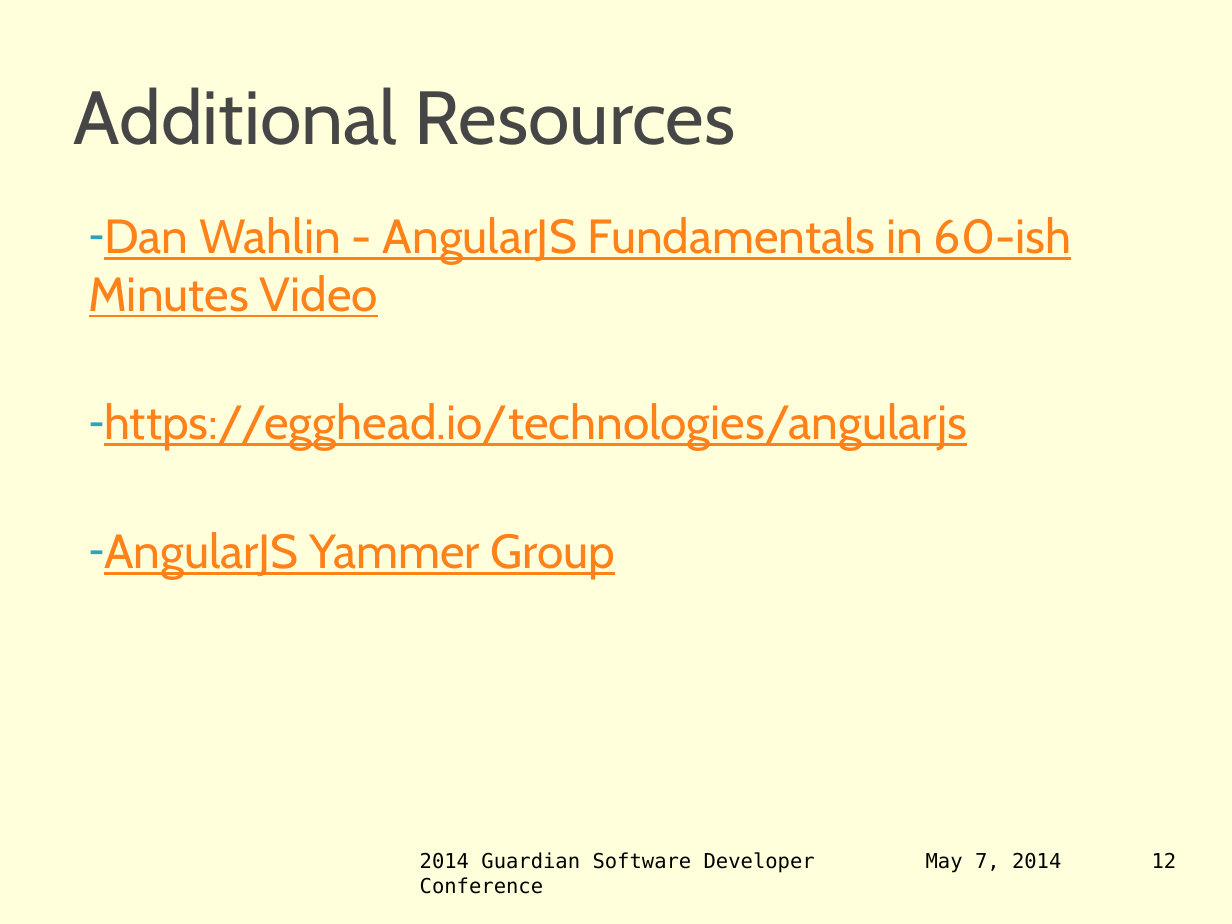
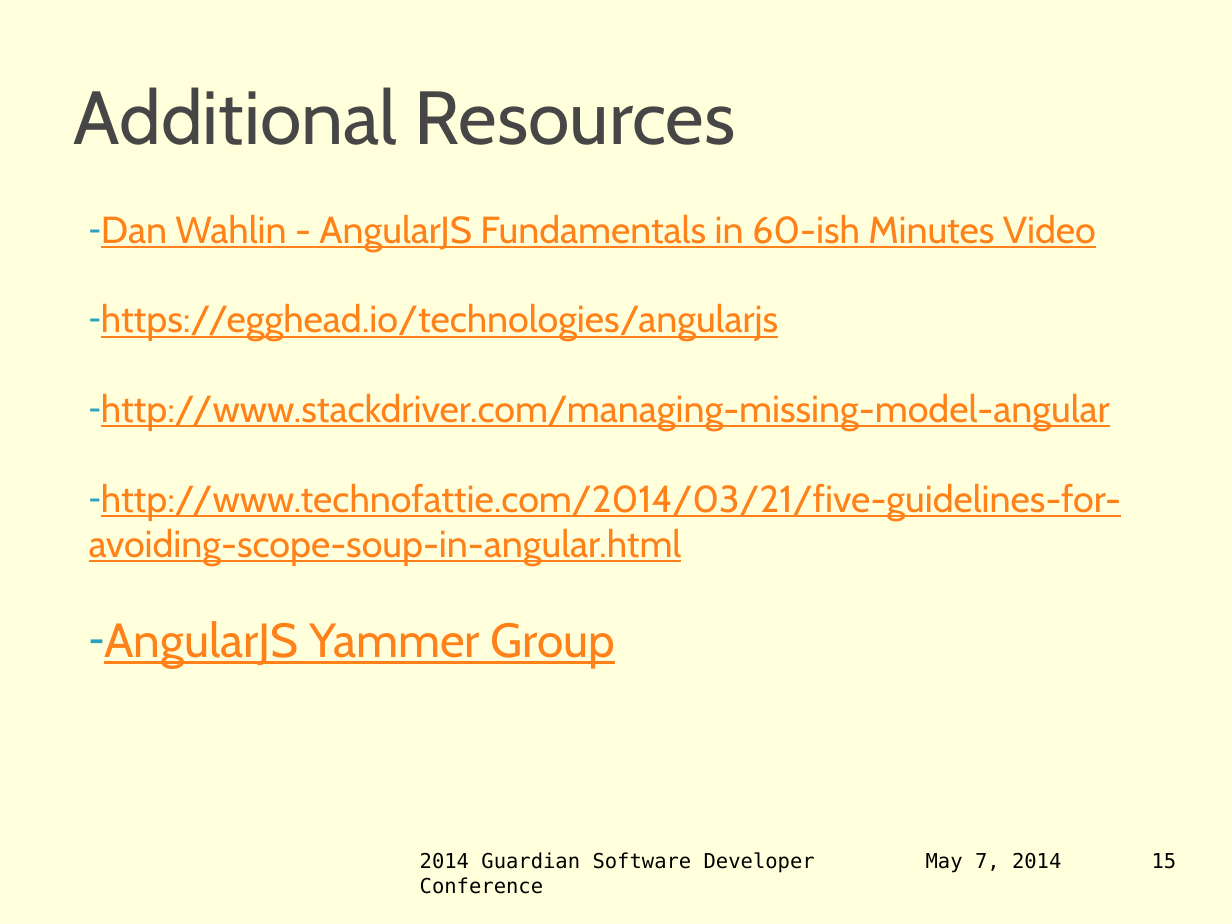
Before and after one commit to jbellmore/GSDC-2014-AngularJS, a slide deck: slide 15 of intro-to-angular-js.pptx (slide 12 before the commit). Drawn at 1232x924 pixels with LibreOffice and Linux fonts; fonts in the diff are those of the drawing; background and template pictures are left out. Boxes give left, top, right and bottom in pixels: in the first picture for what was removed or moved away, otherwise in the second. Text is boxed around its words. In the diff, an @@ line names an element or a change of style, - is before the commit and + after.

```diff
--- a/intro-to-angular-js.pptx
+++ b/intro-to-angular-js.pptx
@@ text at bbox=[101, 214, 1096, 342]: size 28 to 22 pt in "Dan Wahlin - AngularJS Fundamentals in 60-ish ...", "https://egghead.io/technologies/angularjs" @@
@@ text at bbox=[89, 393, 1121, 566]: paragraphs added @@
+‐ http://www.stackdriver.com/managing-missing-model-angular
+‐ http://www.technofattie.com/2014/03/21/five-guidelines-for-avoiding-scope-soup-in-angular.html
@@ page number at bbox=[1152, 853, 1177, 869]: text changed @@
-12
+15
```
Also in this commit, not shown: 3 slides added, 6 other files.
